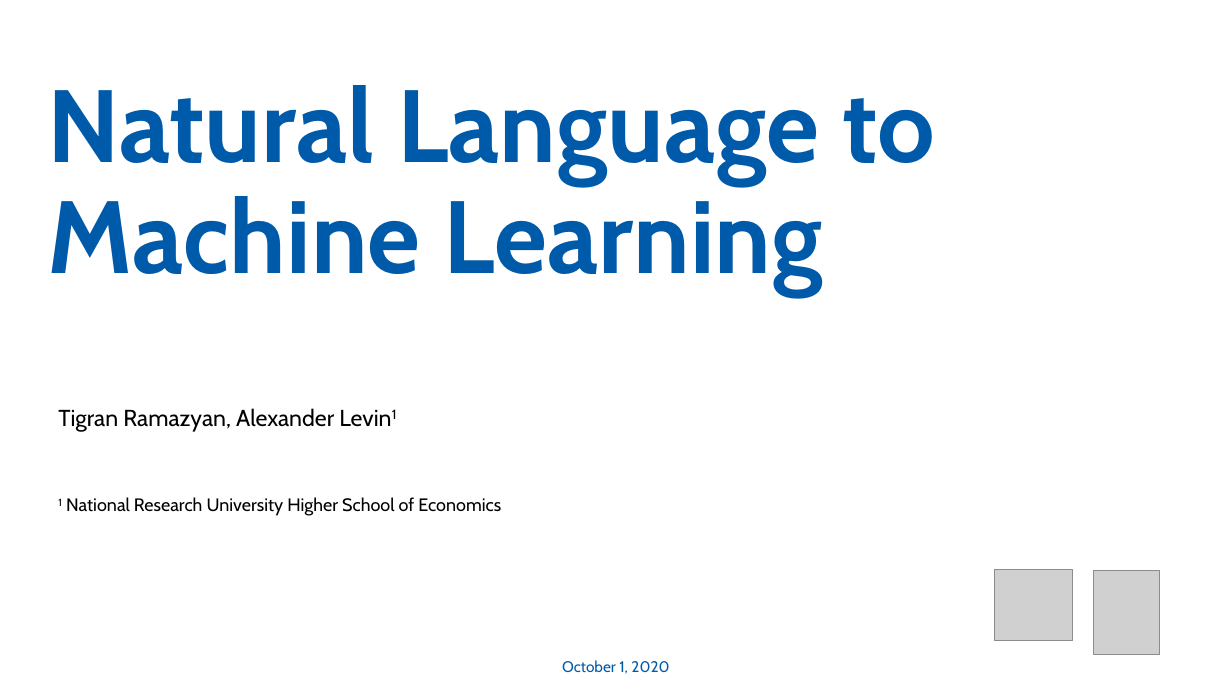
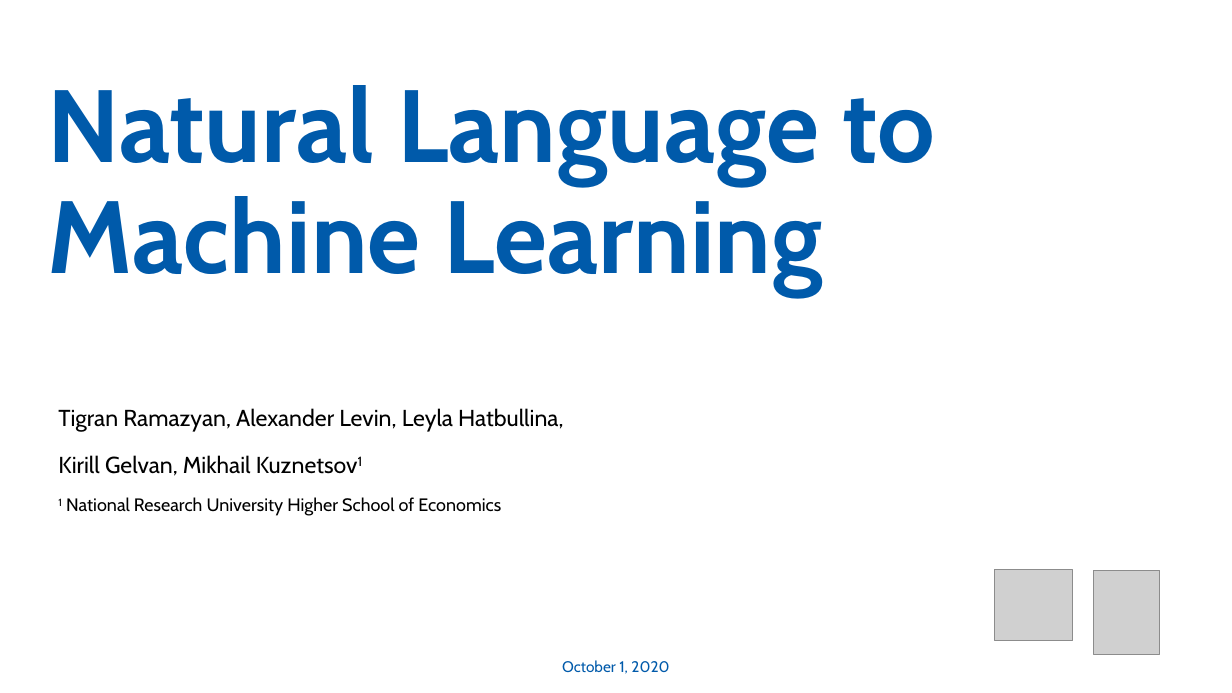
Before and after one commit to whatevernevermindbro/source_code_classification, a slide deck: slide 1 of nl2ml.pptx. Drawn at 1232x693 pixels with LibreOffice and Linux fonts; fonts in the diff are those of the drawing; grey boxes stand for pictures. Boxes give left, top, right and bottom in pixels: in the first picture for what was removed or moved away, otherwise in the second. Text is boxed around its words. In the diff, an @@ line names an element or a change of style, - is before the commit and + after.

```diff
--- a/nl2ml.pptx
+++ b/nl2ml.pptx
@@ text at (x1=58, y1=408, x2=563, y2=476): text changed @@
-Tigran Ramazyan, Alexander Levin1
+Tigran Ramazyan, Alexander Levin, Leyla Hatbullina,
+Kirill Gelvan, Mikhail Kuznetsov1
```
Also in this commit, not shown: 14 other slides changed, 1 slide added.
